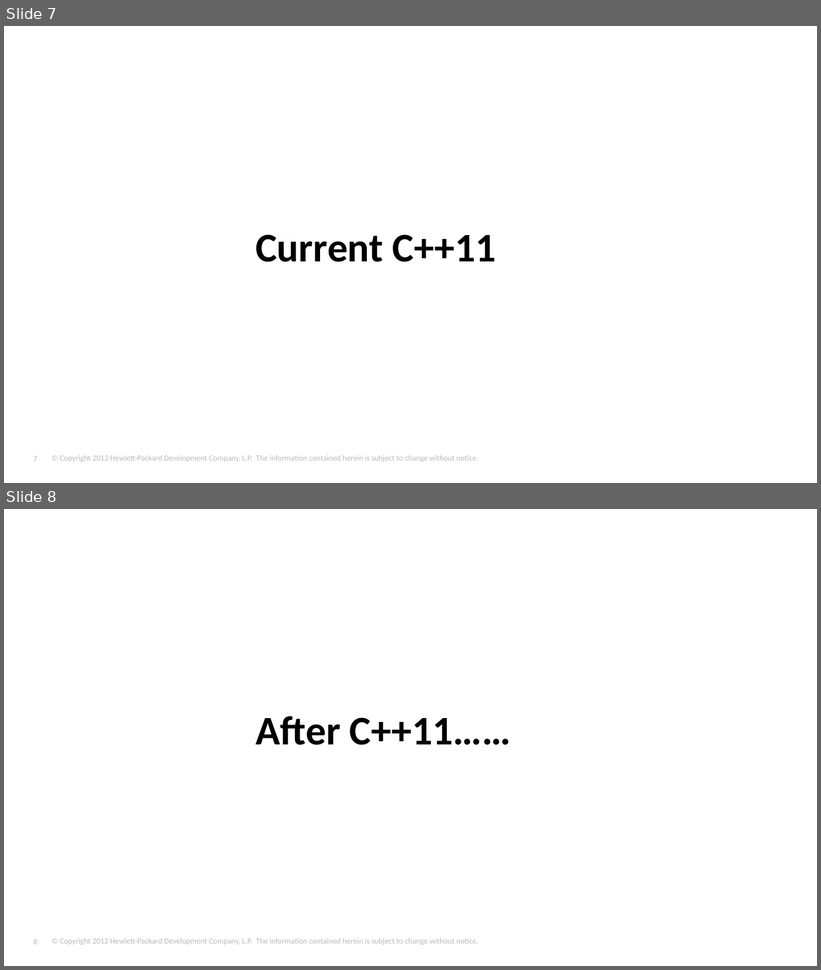
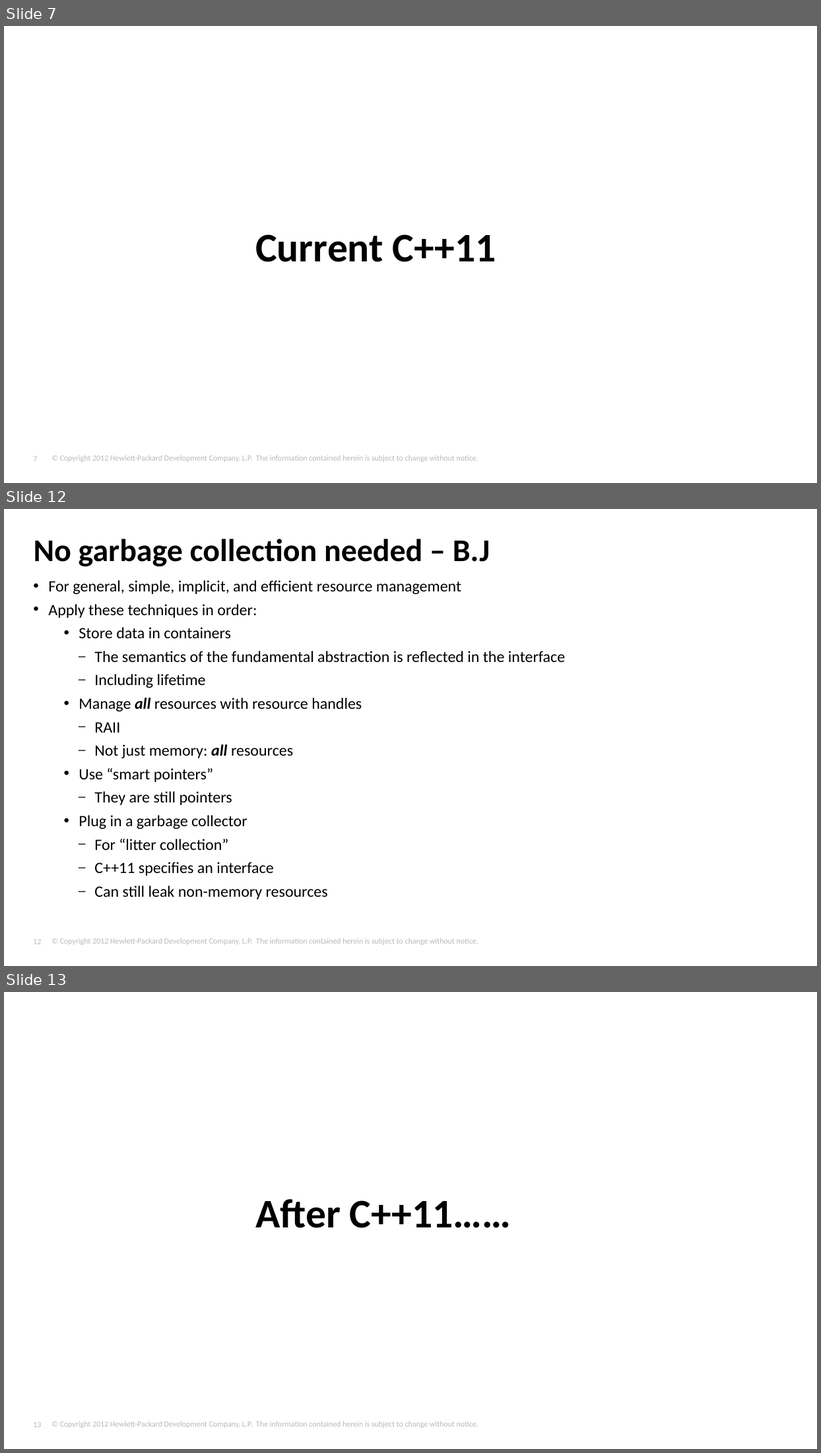
Before and after one commit to tjliupeng/CPP11, a slide deck: C++11.pptx. Shown one above the other, each under a label of ours: slides 7 and 8 before the commit, slides 7, 12 and 13 after it; the slides between them are not shown. The pictures are 821x970 and 821x1453 pixels, drawn with LibreOffice and Linux fonts; fonts in the diff are those of the drawing; background and template pictures are left out. Boxes give left, top, right and bottom in pixels: in the first picture for what was removed or moved away, otherwise in the second. Text is boxed around its words. In the diff, an @@ line names an element or a change of style, - is before the commit and + after.

```diff
--- a/C++11.pptx
+++ b/C++11.pptx
@@ slide 12 added at [4, 509, 817, 966], background #FFFFFF; not listed: 2 template elements that a slide beside it also shows @@
@@ title added at [34, 539, 490, 566], 28 pt, text #000000, bold @@
+No garbage collection needed – B.J
@@ text added at [48, 580, 565, 900], 14 pt, text #000000 @@
+• For general, simple, implicit, and efficient resource management
+• Apply these techniques in order:
+    • Store data in containers
+      – The semantics of the fundamental abstraction is reflected in the interface
+      – Including lifetime
+    • Manage all resources with resource handles
+      – RAII
+      – Not just memory: all resources
+    • Use “smart pointers”
+      – They are still pointers
+    • Plug in a garbage collector
+      – For “litter collection”
+      – C++11 specifies an interface
+      – Can still leak non-memory resources
@@ what was slide 8 is now slide 13 @@
@@ page number at [33, 1422, 41, 1428]: text changed @@
-8
+13
```
Also in this commit, not shown: 1 slide changed, 4 other slides added.
